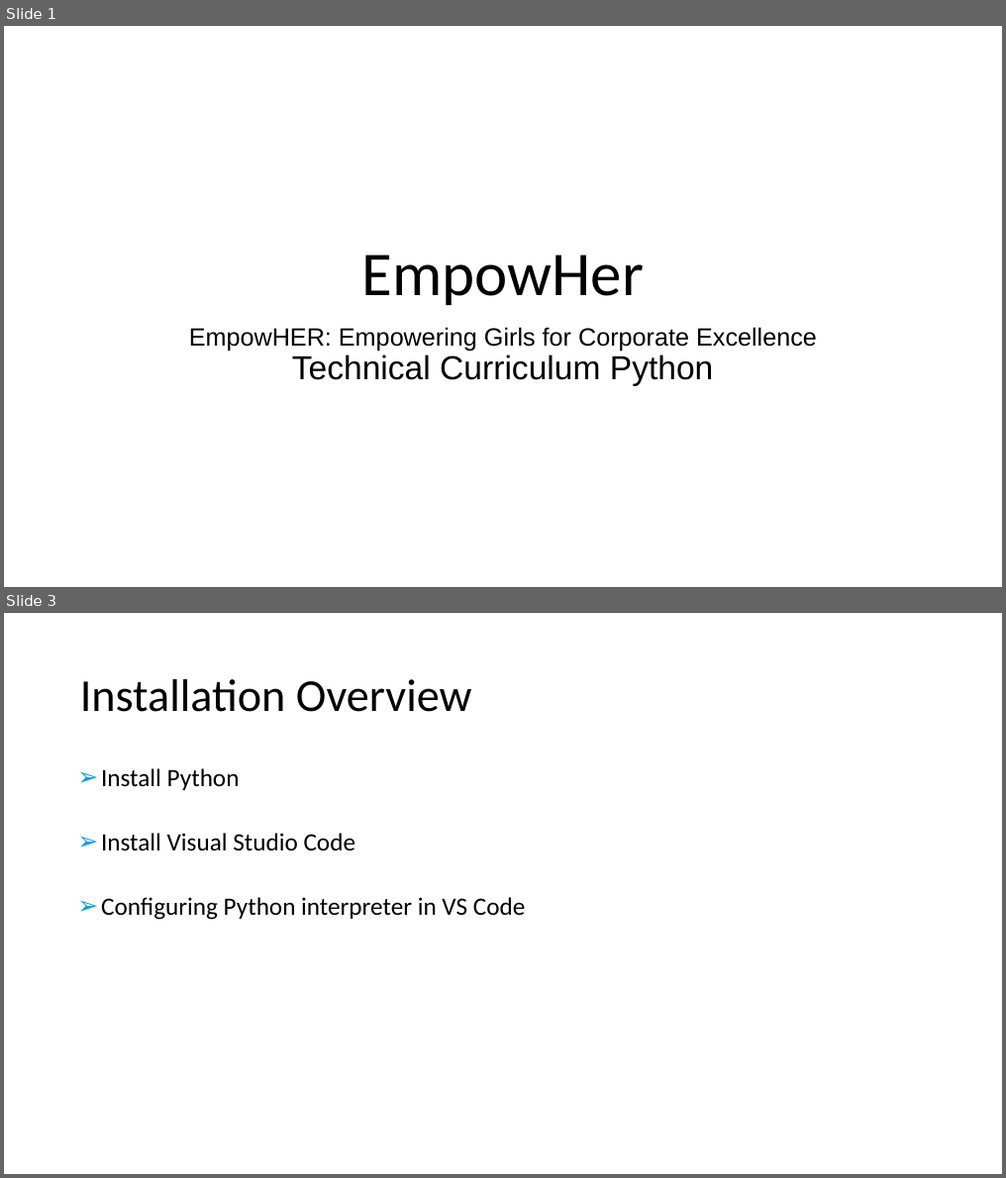
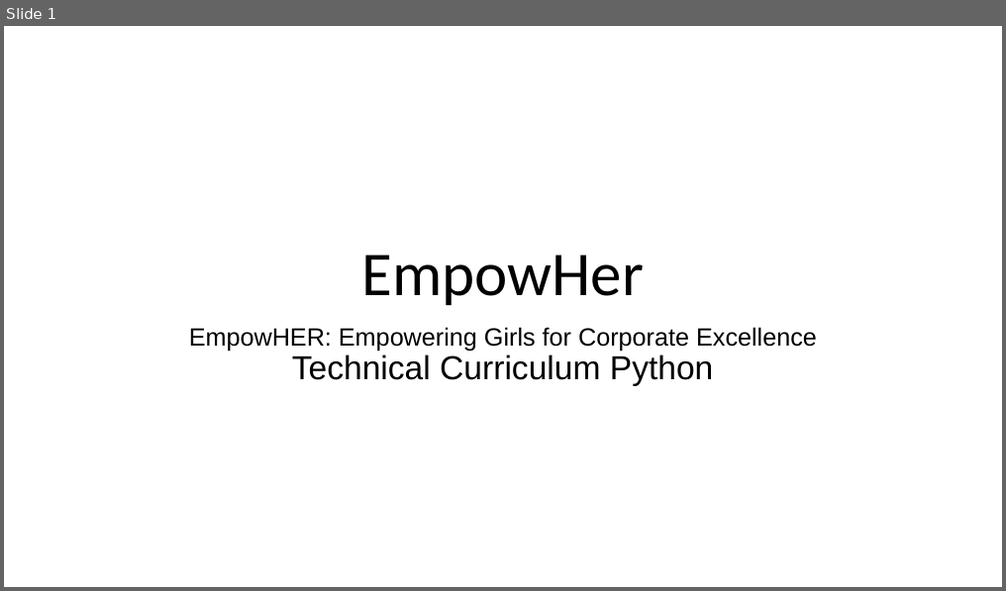
Before and after one commit to spoorthiempowher/Empowher-Curriculum, a slide deck: Python/EmpowHer - Python Curriculum.pptx. Shown one above the other, each under a label of ours: slides 1 and 3 before the commit, slide 1 after it; the slides between them are not shown. The pictures are 1006x1178 and 1006x591 pixels, drawn with LibreOffice and Linux fonts; fonts in the diff are those of the drawing. Boxes give left, top, right and bottom in pixels: in the first picture for what was removed or moved away, otherwise in the second. Text is boxed around its words. In the diff, an @@ line names an element or a change of style, - is before the commit and + after.

```diff
--- a/Python/EmpowHer - Python Curriculum.pptx
+++ b/Python/EmpowHer - Python Curriculum.pptx
@@ slide 3 removed at (4, 613, 1002, 1174), background #FFFFFF @@
@@ title removed at (80, 679, 472, 712) @@
-Installation Overview
@@ text removed at (101, 768, 525, 920) @@
-  ➢ Install Python
-  ➢ Install Visual Studio Code
-  ➢ Configuring Python interpreter in VS Code
```
Also in this commit, not shown: 1 slide changed, 21 other slides removed, 2 other files.
